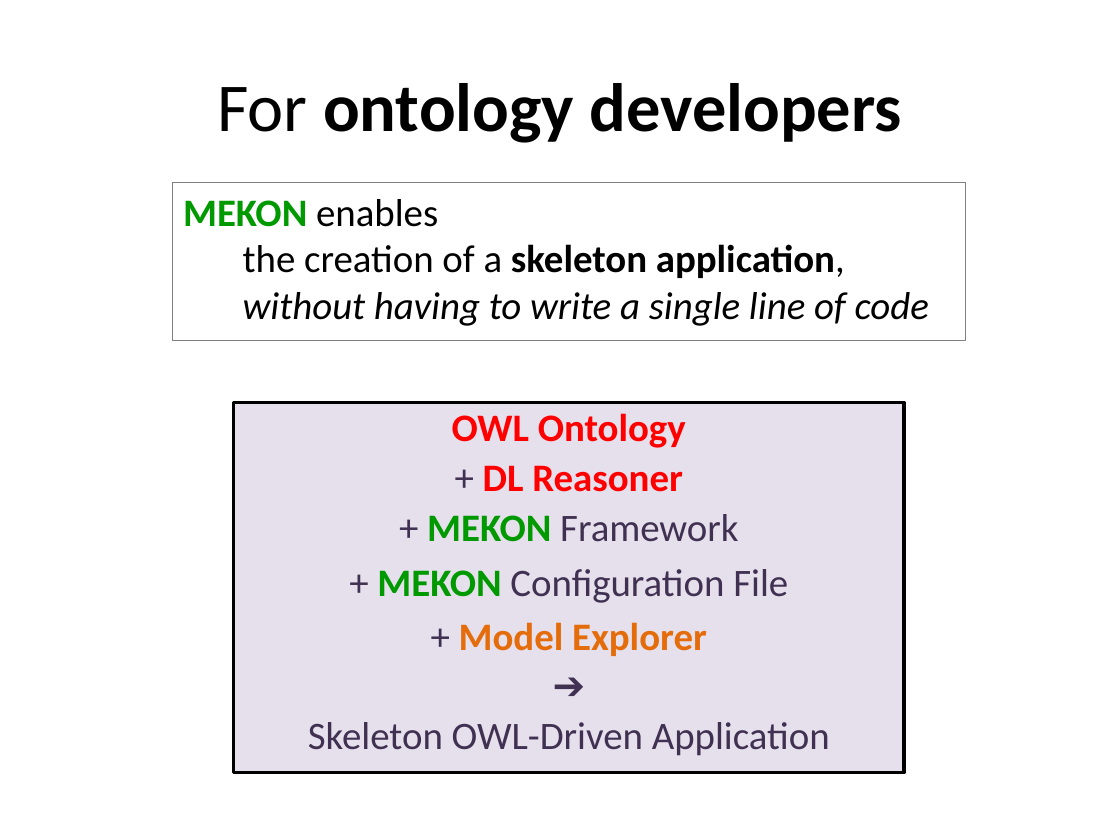
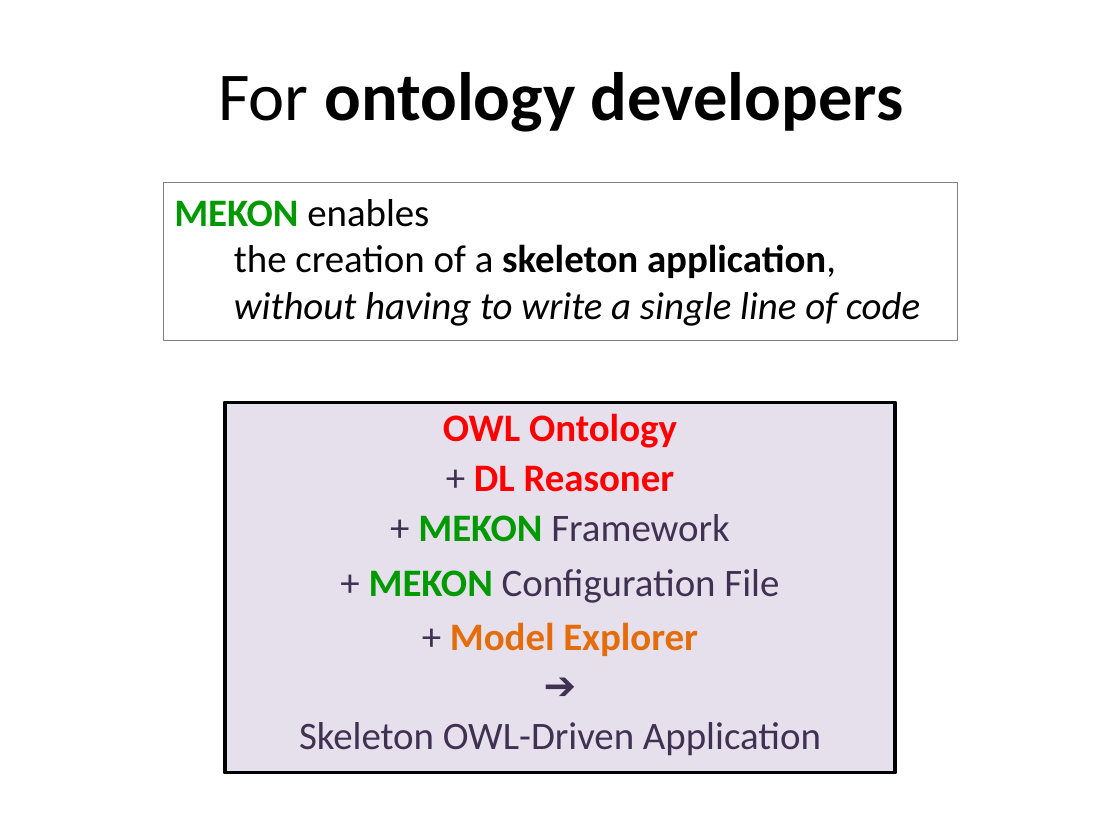
Before and after one commit to colin-puleston/mekon-hobo, a slide deck: slide 5 of docs/MEKON-HOBO in a nutshell.pptx. Drawn at 1120x840 pixels with LibreOffice and Linux fonts; fonts in the diff are those of the drawing. Boxes give left, top, right and bottom in pixels: in the first picture for what was removed or moved away, otherwise in the second. Text is boxed around its words. In the diff, an @@ line names an element or a change of style, - is before the commit and + after.

```diff
--- a/docs/MEKON-HOBO in a nutshell.pptx
+++ b/docs/MEKON-HOBO in a nutshell.pptx
@@ title "For ontology developers": place and size @@
-title "For ontology developers" at bbox=[217, 83, 902, 143]
+title "For ontology developers" at bbox=[218, 72, 903, 132]
@@ text "MEKON enables the creation of ...": place and size @@
-text "MEKON enables the creation of ..." at bbox=[172, 181, 967, 340]
+text "MEKON enables the creation of ..." at bbox=[164, 181, 958, 340]
@@ rectangle "OWL Ontology": place and size @@
-rectangle "OWL Ontology" at bbox=[234, 402, 904, 773]
+rectangle "OWL Ontology" at bbox=[225, 402, 895, 773]
```
Also in this commit, not shown: 4 other slides changed, 1 slide added, 5 slides removed.
